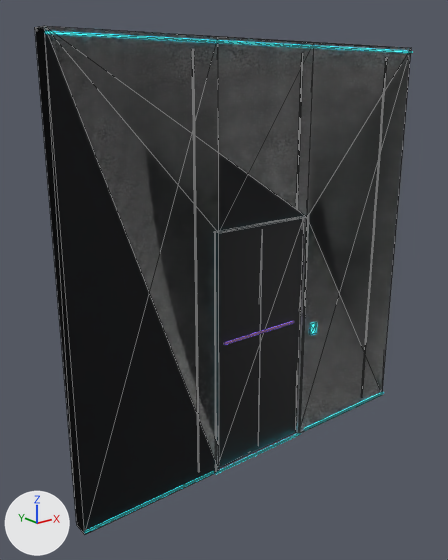
The glTF model internal/web/static/office/models/Arch_Wall_Door_4m.gltf as it was, and as the next commit left it.
Before and after are seen from a 50 mm lens placed at (-3.82, -4.16, 3.63), pointed at (-0.29, 0.25, 1.86). The lights are fixed; the arrows at lower left show +X, +Y and +Z. The picture after the commit comes second. Mesh edges are drawn as thin lines. Where no turn or scale is listed for an object, it has been applied to the vertices. Vertices at exactly the same position are counted once.

Names of what the first picture shows: 'Arch_Wall_Door_4m', 'Arch_Wall_Door_4m_COL', 'Arch_Wall_Door_4m_COL1', 'Arch_Wall_Door_4m_COL2'.
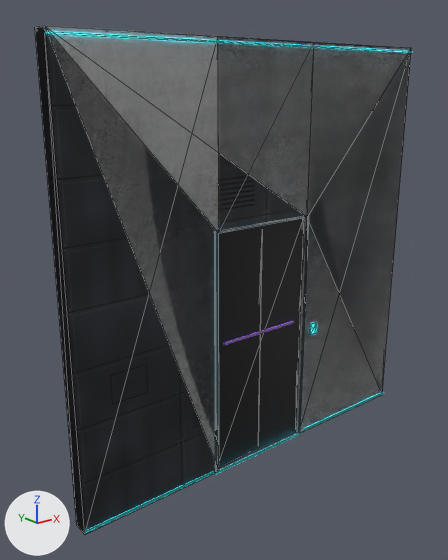
What differs and where, as boxes (x1, y1, x2, y2) in the pictures (448 x 560 px):
'Arch_Wall_Door_4m', surface changed, reshaped
    both: (35, 26, 412, 534)
part 1 of me_arch_wall_door_4m, deleted
    before: (192, 49, 387, 472)
'Arch_Wall_Door_4m_COL', unchanged, uncovered by the edit
    before: (47, 26, 219, 468)
    after: (45, 26, 219, 468)

Patch to the scene script:
```diff
--- a/internal/web/static/office/models/Arch_Wall_Door_4m.gltf.py
+++ b/internal/web/static/office/models/Arch_Wall_Door_4m.gltf.py
@@ img_rs_trim_wall @@
+img_rs_trim_wall = load_image('RS_Trim_Wall', 'RS_Trim_Wall.png', 1024, 1024, 'sRGB')
@@ mat_rs_wall @@
 mat_rs_wall = principled_material('RS_Wall')
-mat_rs_wall.base_color = (0.00605, 0.007, 0.00972)  # black #121419
-mat_rs_wall.metallic = 0.15
-mat_rs_wall.roughness = 0.75
+mat_rs_wall.texture = img_rs_trim_wall
+mat_rs_wall.metallic = 0.2
+mat_rs_wall.roughness = 0.7
@@ me_arch_wall_door_4m @@
 # used by ob_arch_wall_door_4m; location = (0.0, 0.0, 0.0)
-me_arch_wall_door_4m.from_pydata(...)  # 404 vertices, 700 faces; spans x -2.0..2.0, y -0.02..0.15, z -0.02..4.0
+me_arch_wall_door_4m.from_pydata(...)  # 104 vertices, 160 faces; spans x -2.0..2.0, y -0.02..0.15, z -0.02..4.0
+# me_arch_wall_door_4m part 1: 30 loose pieces with 300 vertices, spanning x -0.81..1.61, y -0.01..0.0, z 0.1..3.9, are deleted
 me_arch_wall_door_4m.materials.append(mat_rs_bodydark)
```
